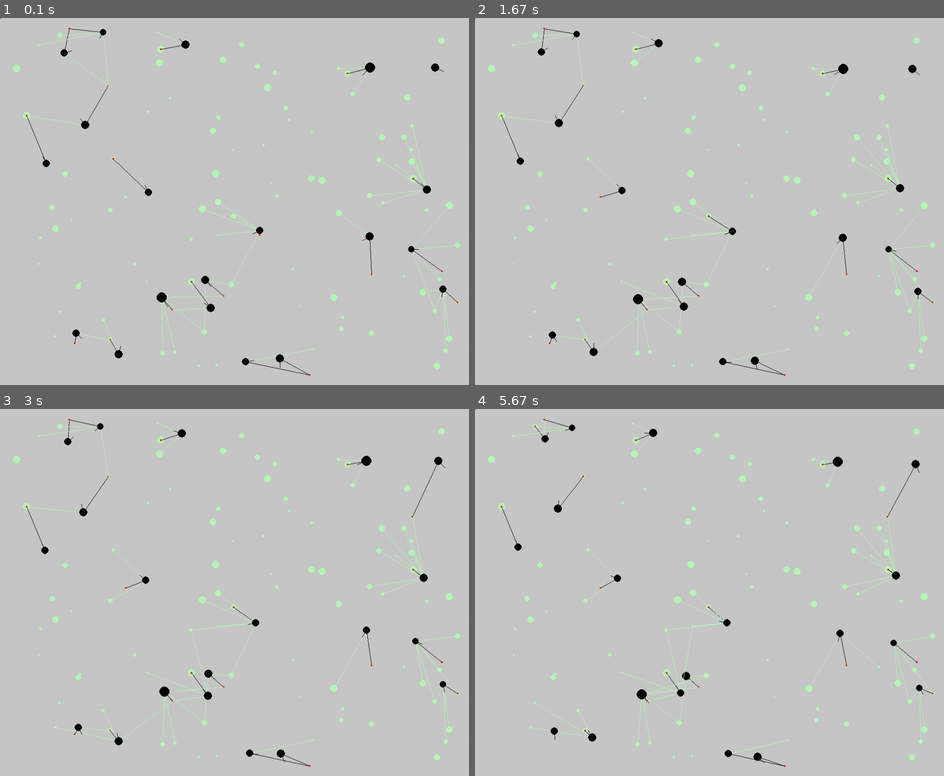
Above: before the commit, frames 1-4 (two rows, left to right).
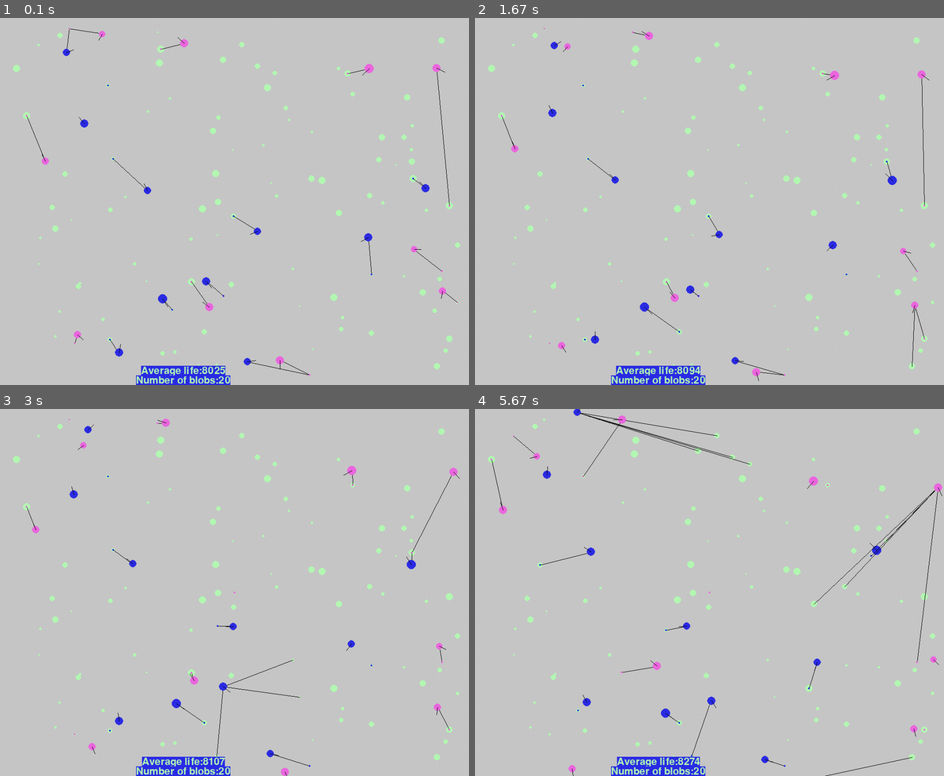
Above: after the commit, the same moments.

Repository: niclasflach/Pygame
Game: pygame game, started from simulation.py
Two runs of this game, one before a commit and one after it. Both use one fixed random seed, a clock stepped at 60 frames per second and the inputs below.
Inputs:
- Up to frame 1 (0.1 s): no input
- Up to frame 2 (1.67 s): no input
- Up to frame 3 (3 s): no input
- Up to frame 4 (5.67 s): no input

The runs differ from the first frame. In frame 1, 2.5% of the frame differs, in the area x 0-98%, y 0-100%; in frame 2, 3.2%; in frame 3, 3.2%; in frame 4, 3.7%, in the area x 0-100%, y 0-100%.

Commit message:
The size now grow when they eat if the dont eat they shrink. Smaller blobs are faster. There is both male and female blobs. Next step is reproduction.

Diff:
--- a/simulation.py
+++ b/simulation.py
@@ -10,6 +10,12 @@
 grey = 200,200,200
 red = 255,0,0
 green = 180,250,180
+pink = 237, 104, 224
+blue = 44, 44, 230
+font = pygame.font.Font('freesansbold.ttf', 22)
+
+
+
 screen = pygame.display.set_mode(size)
 blobs = []
 foods = []
@@ -17,15 +23,16 @@
 
 
 class Blob:
-    def __init__(self,position, size):
+    def __init__(self,position, size, gender):
         self.life = random.randint(5000,10000)
         self.position = pygame.Vector2(position)
         # self.position = position
+        self.gender = gender
         self.size = size
         self.direction = pygame.Vector2(random.randint(-10,10) , random.randint(-10,10) )
-        self.speed = 0.1
+        self.speed = 5
         self.agility = 0.5
-        self.los_length = 150
+        self.los_length = 450
         self.target = pygame.Vector2()
         self.angle_to_target = 0
         self.angle_distance_target = 0
@@ -41,10 +48,13 @@
 
     def draw(self):
         #self.sprite to use with collision detection
-
+        if self.gender == "male":
+            blob_color = blue
+        if self.gender == "female":
+            blob_color = pink
         self.size = 5+ (self.life / 2000)
-        self.sprite = pygame.draw.circle(screen, (black), self.position, self.size, 0)
-        pygame.draw.circle(screen, (red), self.target, 2, 0)
+        self.sprite = pygame.draw.circle(screen, blob_color , self.position, self.size, 0)
+        self.targetsprite = pygame.draw.circle(screen, blob_color , self.target, 2, 0)
         pygame.draw.line(screen, black, self.position,  (self.size * 2 * self.direction) + self.position  )
 
 
@@ -56,16 +66,18 @@
             self.angle_to_target = vector_to_degrees(vector_to_target)
             self.angle_distance_target = self.angle_to_target - (vector_to_degrees(self.direction) +180)
             self.angle_distance_target = map_to_range(self.angle_distance_target)
-
+            #Whats the distance to the target
             distance_vector_target = self.target - self.position
             distance = distance_vector.length()
             distance_target = distance_vector_target.length()
+
+            #Is it within the range of view
             if distance < self.los_length:
                 distance_orientation = vector_to_degrees(distance_vector)
                 angular_distance = distance_orientation - (vector_to_degrees(self.direction) +180)
                 angular_distance = map_to_range(angular_distance)
 
-
+                #Is the food with in the Point of View
                 if abs(angular_distance) < 70:
                     if distance < distance_target:
                         self.target = foods[food].position
@@ -73,7 +85,7 @@
                     line_color = green
                     if foods[food].position == self.target:
                         line_color = black
-                    pygame.draw.line(screen, line_color, self.position, foods[food].position  )
+                        pygame.draw.line(screen, line_color, self.position, foods[food].position  )
 
         pass
 
@@ -92,7 +104,7 @@
             self.direction = self.direction.rotate(-self.agility/2)
         if self.angle_distance_target < 0:
             self.direction = self.direction.rotate(self.agility/2)
-        self.position = self.position + self.direction * self.speed
+        self.position = self.position + self.direction * (self.speed /(self.size))
         if self.position == self.target:
             self.target = pygame.Vector2()
 
@@ -109,13 +121,17 @@
         for food in range(len(foods)):
             # print(foods[food].sprite)
             if self.sprite.colliderect(foods[food].sprite):
-                self.life += foods[food].size * 500
-
+                #We have collided with a food
+                #increase life
+                self.life += foods[food].size * 150
                 foods.pop(food)
-
                 eaten_food.append(food)
                 self.target = pygame.Vector2()
                 return
+            if self.sprite.colliderect(self.targetsprite):
+                self.target = pygame.Vector2()
+                return
+
             #    print("Collision")
             # collisions = pygame.sprite.spritecollide(self.sprite.rect, foods[food].sprite.rect, False, pygame.sprite.collide_circle)
             # eaten_food.append(foods[food])
@@ -137,12 +153,18 @@
 
 
 # Function to generate blobs and put them in a list
-def generate_Blobs(number):
+def generate_Blobs(number, gender):
+    """Generating a certain number of blobs with specified gender
+
+    Args:
+        number (int): Number of Blobs to generate
+        gender (str "male" or "female"): Gender of the blobs to be created
+    """
     generated = 0
     while generated < number:
         pos = [random.randint(10, 1000), random.randint(10, 780)]
         size = random.randint(3, 10)
-        blobs.append(Blob(pos, size))
+        blobs.append(Blob(pos, size, gender))
         generated += 1
     return
 
@@ -189,7 +211,8 @@
 
 
 generate_Food(100)
-generate_Blobs(20)
+generate_Blobs(10, "male")
+generate_Blobs(10, "female")
 
 while True:
 
@@ -200,17 +223,29 @@
     for food in foods:
         food.draw()
 
+    blobs_life = []
     for blob in blobs:
         blob.look_for_food()
         blob.move()
         blob.draw()
         blob.collision_detection()
         blob.age()
-
+        blobs_life.append(blob.life)
     if len(foods) < 50:
         generate_Food(70)
 
     remove_dead_blobs()
+    average = sum(blobs_life) // len(blobs_life)
+    number_of_blobs = len(blobs)
+    text = font.render('Average life:'+str(average), True, green, blue)
+    text2 = font.render('Number of blobs:'+str(number_of_blobs), True, green, blue)
+    textRect = text.get_rect()
+    textRect2 = text2.get_rect()
+    textRect.center = (400, height - 30)
+    textRect2.center = (400, height - 10)
+    screen.blit(text, textRect)
+    screen.blit(text2, textRect2)
+
 
     pygame.display.flip()
     pygame.display.update()
